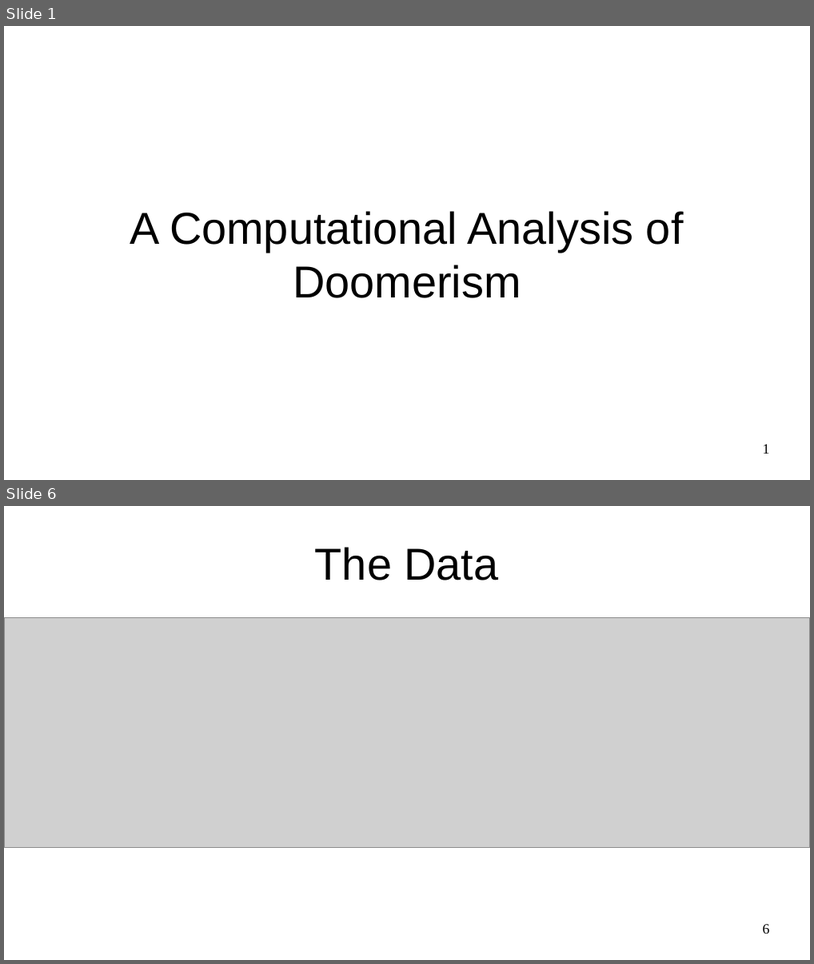
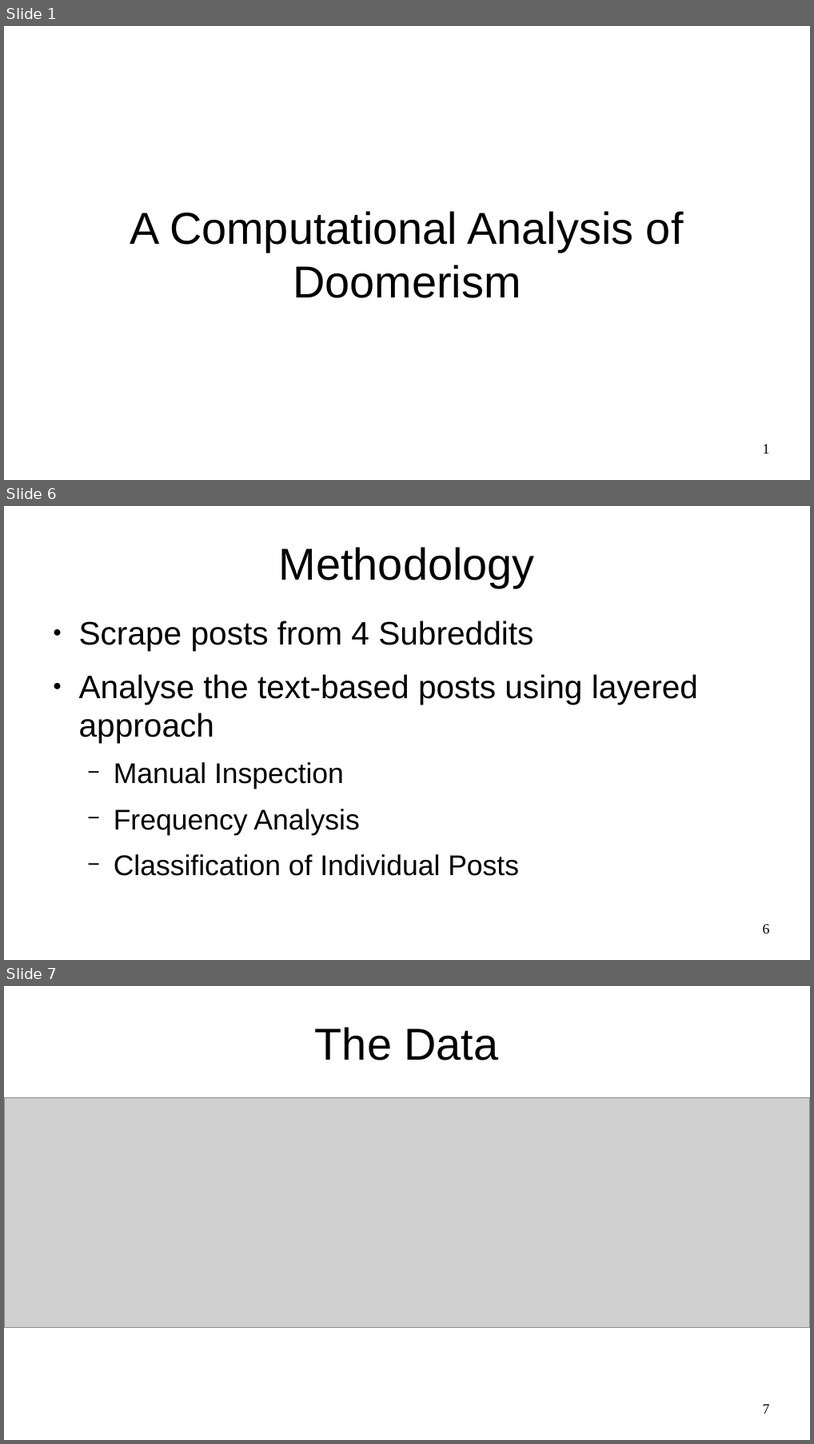
Before and after one commit to aliraeisdanaei/Doomer_Analysis, a slide deck: Presentations/Report.odp. Shown one above the other, each under a label of ours: slides 1 and 6 before the commit, slides 1, 6 and 7 after it; the slides between them are not shown. The pictures are 814x964 and 814x1444 pixels, drawn with LibreOffice and Linux fonts; fonts in the diff are those of the drawing; grey boxes stand for pictures. Boxes give left, top, right and bottom in pixels: in the first picture for what was removed or moved away, otherwise in the second. Text is boxed around its words. In the diff, an @@ line names an element or a change of style, - is before the commit and + after.

```diff
--- a/Presentations/Report.odp
+++ b/Presentations/Report.odp
@@ slide 6 added at [4, 506, 810, 960], background #FFFFFF @@
@@ title added at [279, 547, 535, 588], 44 pt, text #000000 @@
+Methodology
@@ text added at [79, 620, 698, 876], 32 pt, text #000000 @@
+● Scrape posts from 4 Subreddits
+● Analyse the text-based posts using layered approach
+  − Manual Inspection
+  − Frequency Analysis
+  − Classification of Individual Posts
@@ page number added at [763, 924, 770, 933], 14 pt, text #000000 @@
+6
@@ what was slide 6 is now slide 7 @@
@@ page number at [763, 1404, 770, 1413]: text changed @@
-6
+7
```
Also in this commit, not shown: 8 slides changed, 1 other slide added, 1 slide removed, 2 other files.
